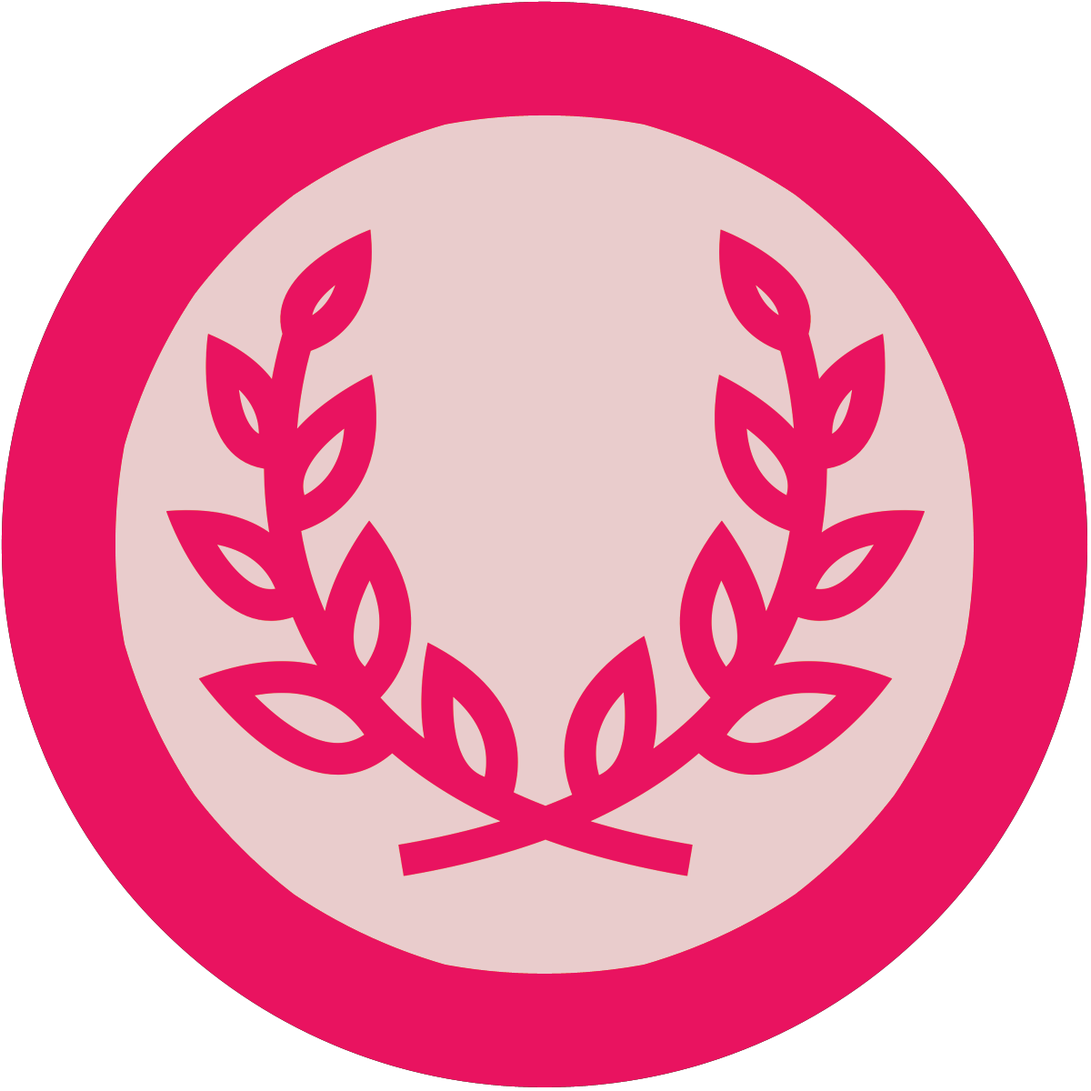
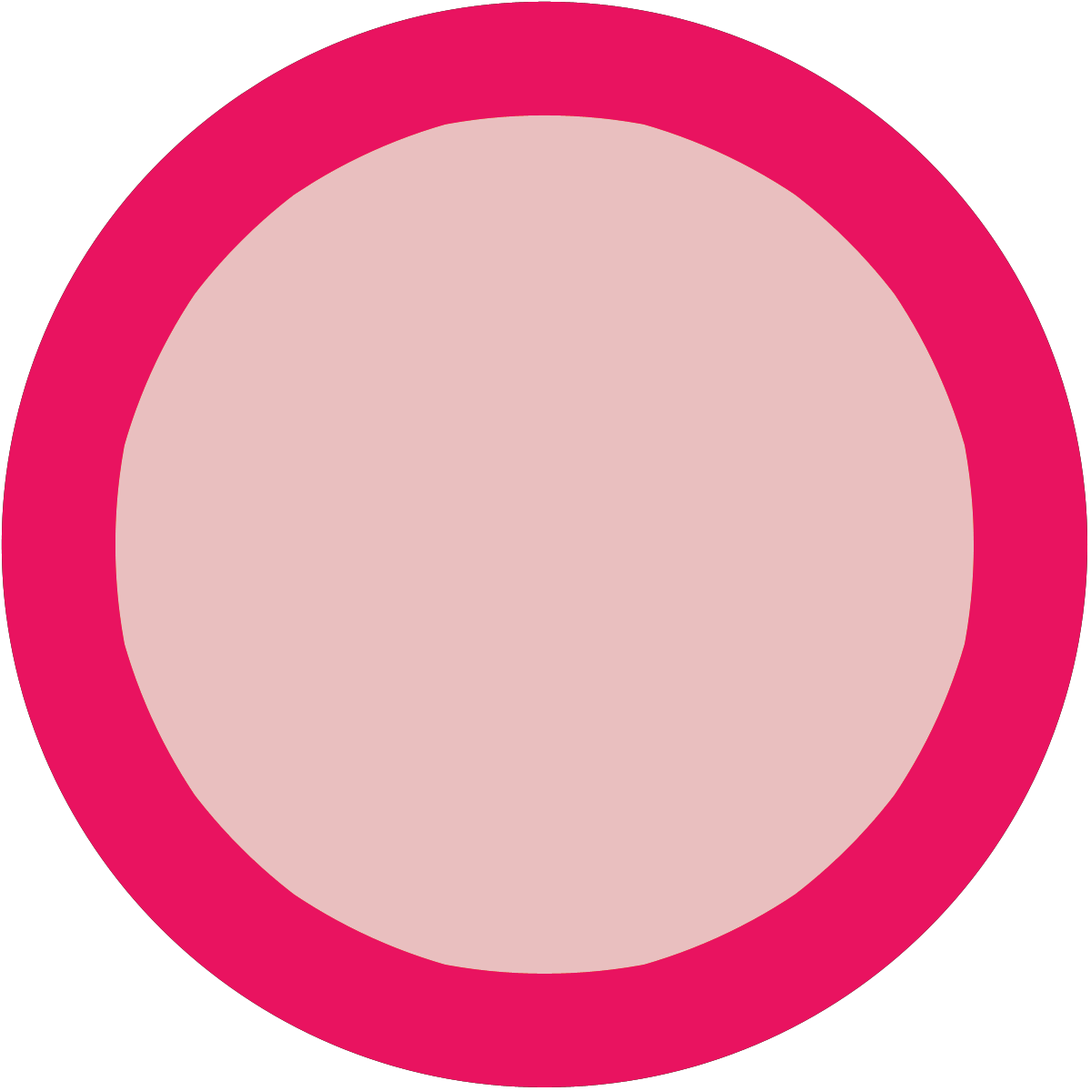
Layered file, before and after one edit (1091 × 1091). Changes by layer:
hid group "big_hit" (2 layers) over [166, 229, 926, 877]
"Layer 1": opacity 20% → 25% over [1, 0, 1088, 1088]
